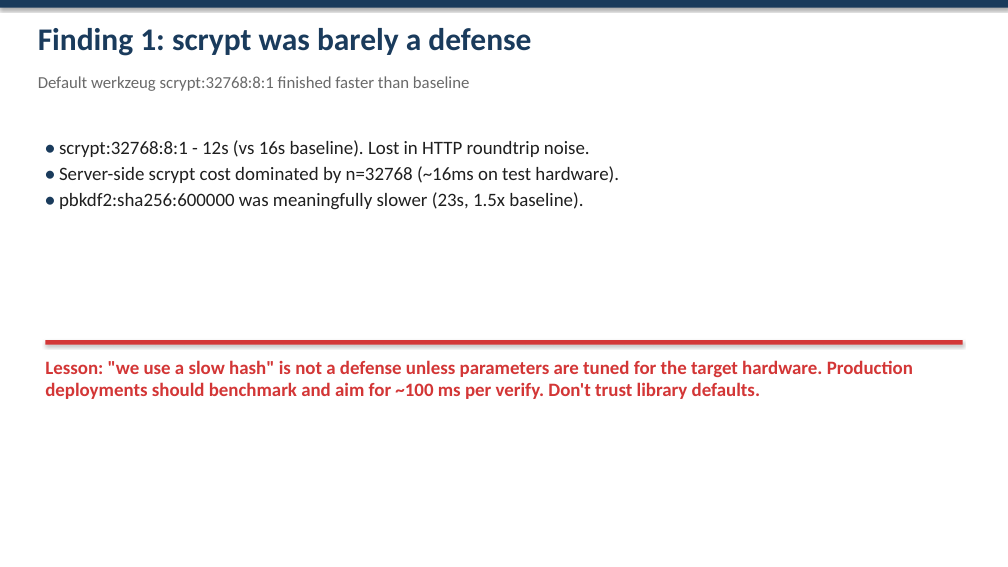
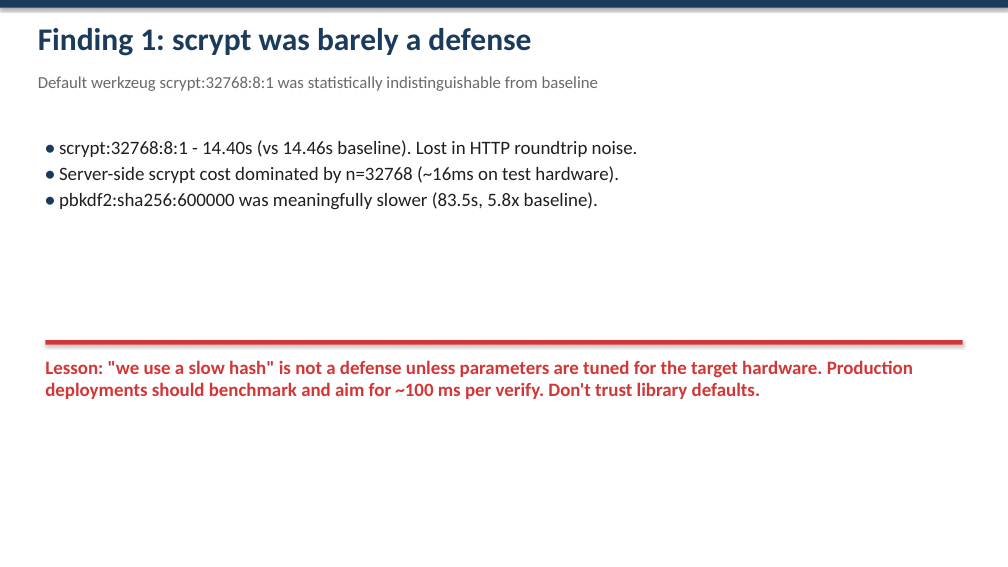
Before and after one commit to Spring-2026-Information-Security/Research-Project, a slide deck: slide 16 of Presentation.pptx (slide 15 before the commit). Drawn at 1008x567 pixels with LibreOffice and Linux fonts; fonts in the diff are those of the drawing. Boxes give left, top, right and bottom in pixels: in the first picture for what was removed or moved away, otherwise in the second. Text is boxed around its words. In the diff, an @@ line names an element or a change of style, - is before the commit and + after.

```diff
--- a/Presentation.pptx
+++ b/Presentation.pptx
@@ text at <box>38,76,599,91</box>: text changed @@
-Default werkzeug scrypt:32768:8:1 finished faster than baseline
+Default werkzeug scrypt:32768:8:1 was statistically indistinguishable from baseline
@@ text at <box>59,140,638,157</box>: text changed @@
-• scrypt:32768:8:1 - 12s (vs 16s baseline). Lost in HTTP roundtrip noise.
+• scrypt:32768:8:1 - 14.40s (vs 14.46s baseline). Lost in HTTP roundtrip noise.
@@ text at <box>59,192,598,210</box>: text changed @@
-• pbkdf2:sha256:600000 was meaningfully slower (23s, 1.5x baseline).
+• pbkdf2:sha256:600000 was meaningfully slower (83.5s, 5.8x baseline).
```
Also in this commit, not shown: 4 other slides changed, 5 slides added, 2 slides removed, 2 other files.
